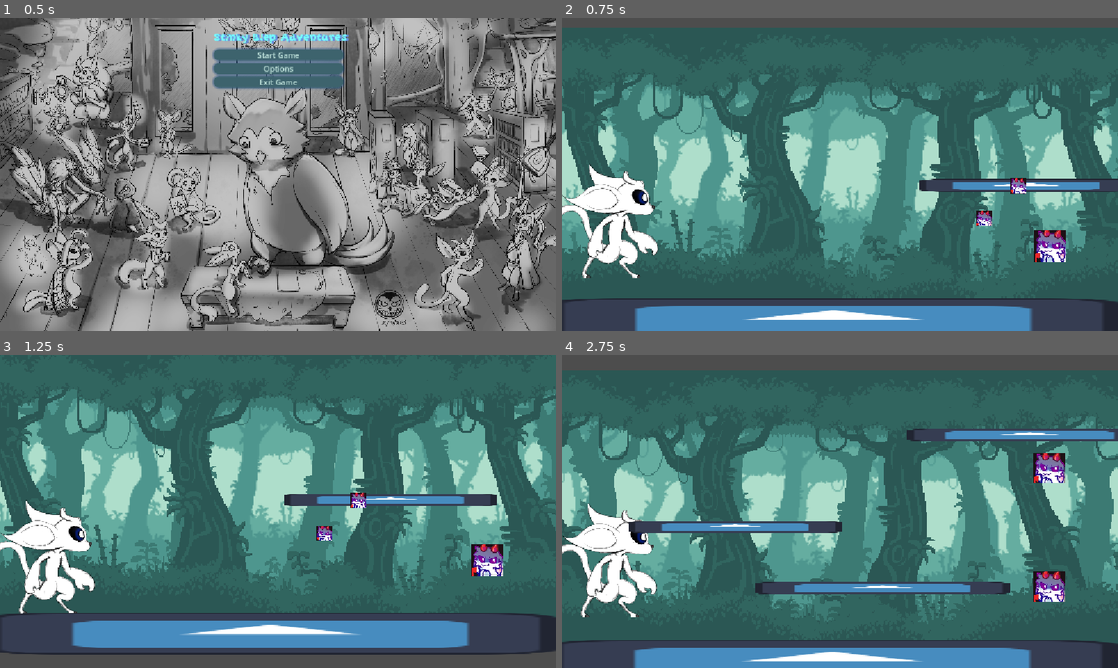
Above: before the commit, frames 1-4 (two rows, left to right).
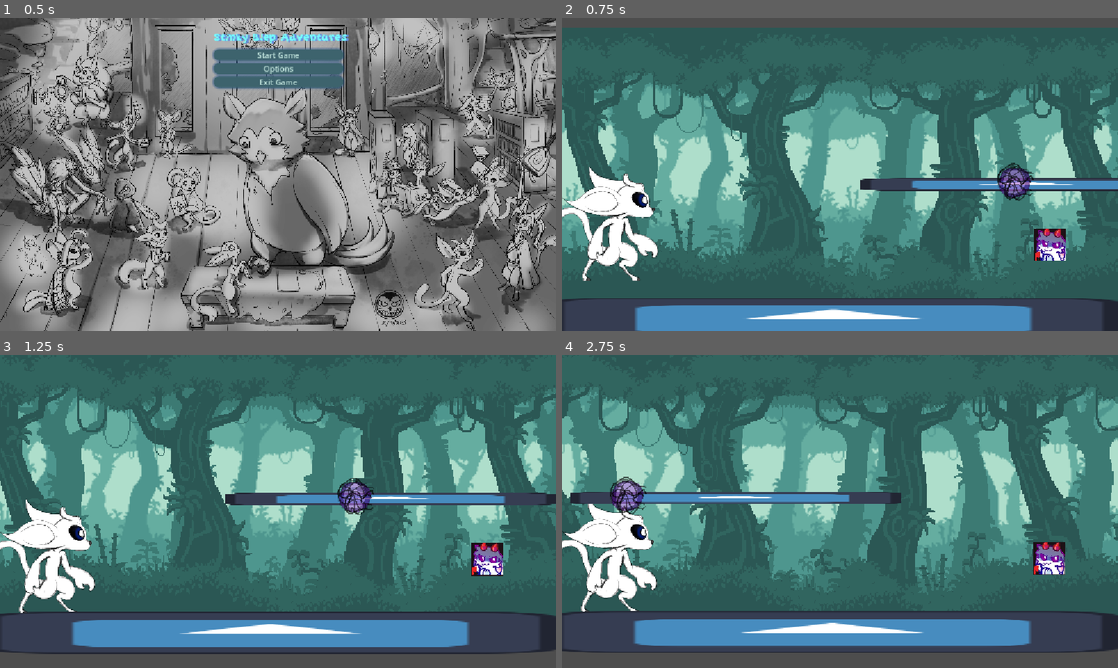
Above: after the commit, the same moments.

Repository: mentallyenifishnt/Test-repo
Game: Godot game, scene res://Scenes/mainmenu.tscn
Same seed, same stepped clock (60 frames per second), same inputs: the game is played once before the commit and once after it. The engine's default icon, where the game draws it, is replaced by a stand-in: a white triangle on a blue panel in a dark square.
Inputs:
- Up to frame 1 (0.5 s): no input
- Up to frame 2 (0.75 s): click "Start Game" at 0.5 s
- Up to frame 3 (1.25 s): no input
- Up to frame 4 (2.75 s): hold A (Glide, bound only after the commit) 1.28-2.03 s; tap Space (Jump) at 1.52, 2.27 s; tap A (Glide, bound only after the commit) at 2.1 s

Frame 1 is identical in both runs. In frame 2, 6.3% of the frame differs, in the area x 0-100%, y 17-100%; in frame 3, 7.2%; in frame 4, 52%, in the area x 0-100%, y 0-100%.

Commit message:
Added Gliding
also changed the projectile image with something i drew in just a minute

Diff:
--- a/Scenes/Level One.tscn
+++ b/Scenes/Level One.tscn
@@ -18,7 +18,11 @@
 position = Vector2(106, 414)
 JumpForce = 9.0
 JumpForceMultiplier = 100.0
-GravityScale = 1.0
+GravityScale = 1.7
+GlideGravityScale = 0.5
+GlideMaxVelocity = 100.0
+MaxGlideStamina = 3.0
+StaminaDrainRate = 2.0
 JumpCutForce = 1.5
 PlayerSpot = NodePath("../Ground/Player spot")
 
@@ -48,17 +52,13 @@
 MaxPosition = 300.0
 MinPosition = 40.0
 Player = NodePath("../Player")
-MoveTime = 1.0
-MinPlatformLength = 3.0
-MaxPlatformLength = 5.0
-
-[node name="bullet" parent="." unique_id=1818671474 instance=ExtResource("5_q28ef")]
-position = Vector2(937.99994, 394)
+MoveTime = 3.5
+MinPlatformLength = 4.0
+MaxPlatformLength = 10.0
 
 [node name="BulletSpawner" parent="." unique_id=1356526119 node_paths=PackedStringArray("Player") instance=ExtResource("5_wpeww")]
 position = Vector2(1008.99994, 325.99997)
 MaxPosition = 30.0
 MinPosition = 50.0
 Player = NodePath("../Player")
-MoveTime = 3.0
 SpawnScene = ExtResource("5_q28ef")
--- a/Scenes/bullet.tscn
+++ b/Scenes/bullet.tscn
@@ -1,14 +1,18 @@
 [gd_scene format=3 uid="uid://m78e7gpraocs"]
 
 [ext_resource type="Script" uid="uid://drwqr6mjo3aok" path="res://Scripts/bullet.gd" id="1_oduel"]
-[ext_resource type="Texture2D" uid="uid://kfw4l5k24qmb" path="res://Images/Sprites/Screenshot 2026-11-21 214158.png" id="2_ycag2"]
+[ext_resource type="Texture2D" uid="uid://dv8r136htfkhi" path="res://Images/Sprites/projectile.png" id="2_oduel"]
+
+[sub_resource type="CircleShape2D" id="CircleShape2D_n3rge"]
+radius = 461.73578
 
 [node name="bullet" type="Area2D" unique_id=1818671474]
 scale = Vector2(0.05, 0.05)
 script = ExtResource("1_oduel")
 
 [node name="Sprite2D" type="Sprite2D" parent="." unique_id=585505549]
-texture = ExtResource("2_ycag2")
+texture = ExtResource("2_oduel")
 
-[node name="CollisionPolygon2D" type="CollisionPolygon2D" parent="." unique_id=1758134203]
-polygon = PackedVector2Array(-328.5, -317, -328.5, 317, 328.5, 317, 328.5, -317)
+[node name="CollisionShape2D" type="CollisionShape2D" parent="." unique_id=731438094]
+position = Vector2(-159.99998, -139.99998)
+shape = SubResource("CircleShape2D_n3rge")
--- a/Scripts/player.gd
+++ b/Scripts/player.gd
@@ -3,31 +3,54 @@
 @export var JumpForce: float
 @export var JumpForceMultiplier: float
 @export var GravityScale: float
+@export var GlideGravityScale: float
+@export var GlideMaxVelocity: float
+@export var MaxGlideStamina: float
+@export var StaminaDrainRate: float
+var currentStamina: float
+var IsGliding: bool
+
 @export var JumpCutForce: float
 @export var PlayerSpot: Node2D
 var currentHealth: int
 @export var MaxHealth: int = 3
 func _ready():
 	currentHealth = MaxHealth
+	currentStamina = MaxGlideStamina
 
 func TakeDamage(Damage):
 	currentHealth -=Damage
-	print(currentHealth)
 	if currentHealth == 0:
 		die()
 
 func die():
 	get_tree().reload_current_scene()
 
+func _process(delta: float) -> void:
+	if Input.is_action_pressed("Glide") and velocity.y > 0:
+		IsGliding = true
+		currentStamina -= StaminaDrainRate * delta
+	if not Input.is_action_pressed("Glide") or currentStamina <= 0:
+		IsGliding = false
+
 func _physics_process(delta: float) -> void:
 	move_and_slide()
 	var trueJumpForce = JumpForce * JumpForceMultiplier
 	global_position.x = PlayerSpot.global_position.x
 	if not is_on_floor():
-		velocity += get_gravity() * GravityScale * delta
+		if IsGliding:
+			if velocity.y > GlideMaxVelocity:
+				velocity.y = GlideMaxVelocity
+			else:
+				velocity += get_gravity() * GravityScale * delta
+		else:
+			velocity += get_gravity() * GravityScale * delta
+	else:
+		currentStamina = MaxGlideStamina
 
 	if Input.is_action_just_pressed("Jump") and is_on_floor():
 		velocity.y = -trueJumpForce
 
 	if velocity.y < 0 and Input.is_action_pressed("Jump") == false:
 		velocity.y /= JumpCutForce
+	print(currentStamina)
--- a/project.godot
+++ b/project.godot
@@ -32,6 +32,11 @@
 , Object(InputEventKey,"resource_local_to_scene":false,"resource_name":"","device":-1,"window_id":0,"alt_pressed":false …(186 unchanged characters)…
 ]
 }
+Glide={
+"deadzone": 0.2,
+"events": [Object(InputEventKey,"resource_local_to_scene":false,"resource_name":"","device":-1,"window_id":0,"alt_pressed":false,"shift_pressed":false,"ctrl_pressed":false,"meta_pressed":false,"pressed":false,"keycode":0,"physical_keycode":65,"key_label":0,"unicode":97,"location":0,"echo":false,"script":null)
+]
+}
 
 [physics]
 
Binary file added: Images/Sprites/projectile.png
Not shown, added: Images/Sprites/projectile.png.import
